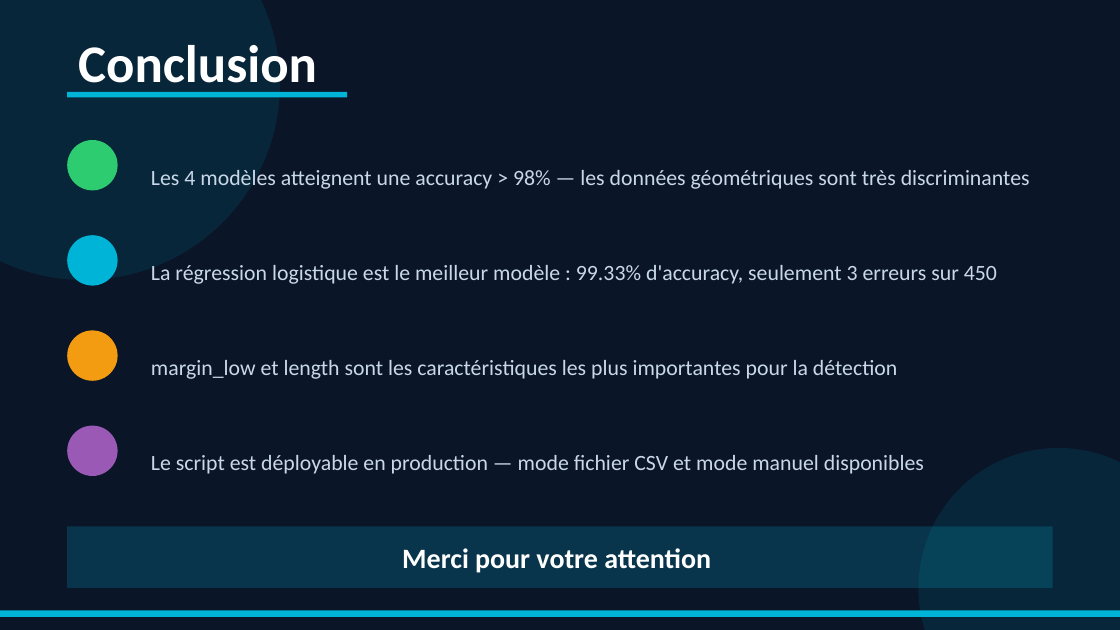
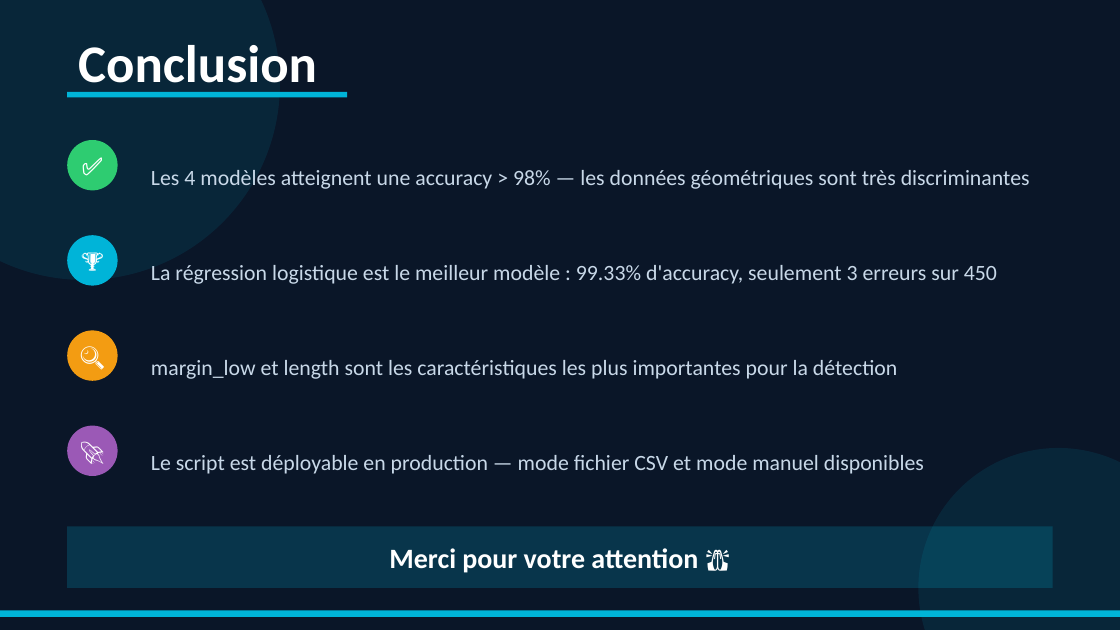
Before and after one commit to TheGoatLucien/Data_analyst, a slide deck: slide 18 of projets/projet 12/files/Presentation_P12_Detection_Faux_Billets.pptx. Drawn at 1120x630 pixels with LibreOffice and Linux fonts; fonts in the diff are those of the drawing. Boxes give left, top, right and bottom in pixels: in the first picture for what was removed or moved away, otherwise in the second. Text is boxed around its words. In the diff, an @@ line names an element or a change of style, - is before the commit and + after.

```diff
--- a/projets/projet 12/files/Presentation_P12_Detection_Faux_Billets.pptx
+++ b/projets/projet 12/files/Presentation_P12_Detection_Faux_Billets.pptx
@@ text added at bbox=[67, 140, 118, 190], 16 pt, text #FFFFFF @@
+✅
@@ text added at bbox=[67, 235, 118, 286], 16 pt, text #FFFFFF @@
+🏆
@@ text added at bbox=[67, 330, 118, 381], 16 pt, text #FFFFFF @@
+🔍
@@ text added at bbox=[67, 426, 118, 476], 16 pt, text #FFFFFF @@
+🚀
@@ text at bbox=[389, 548, 698, 573]: text changed @@
-Merci pour votre attention
+Merci pour votre attention 🙏
```
Also in this commit, not shown: 10 other slides changed, 4 other files.
